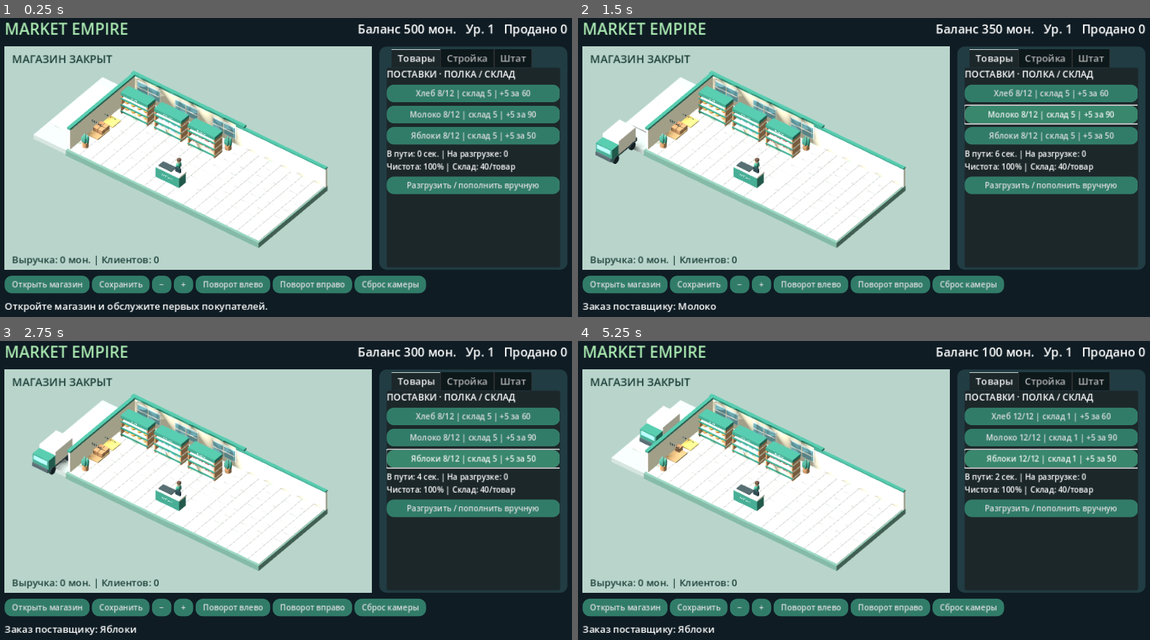
Above: before the commit, frames 1-4 (two rows, left to right).
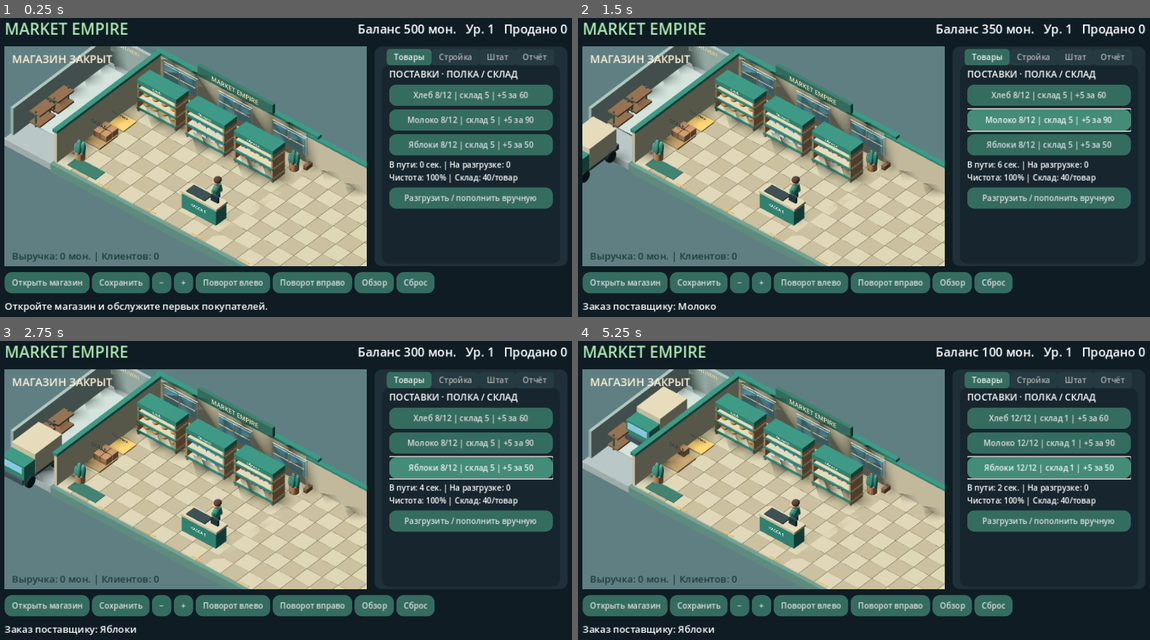
Above: after the commit, the same moments.

Repository: Denis-create-boop/mobile_game
Game: Godot game, scene res://main.tscn
Two runs of this game, one before a commit and one after it. Both use one fixed random seed, a clock stepped at 60 frames per second and the inputs below.
Inputs:
- Up to frame 1 (0.25 s): no input
- Up to frame 2 (1.5 s): click "Хлеб 8/12 | склад 5 | +5 за 60" at 0.5 s; click "Молоко 8/12 | склад 5 | +5 за…" at 1.25 s
- Up to frame 3 (2.75 s): click "Яблоки 8/12 | склад 5 | +5 за…" at 2 s
- Up to frame 4 (5.25 s): click "Разгрузить / пополнить вручную" at 2.75 s; click "Хлеб 12/12 | склад 1 | +5 за …" at 3.5 s; click "Молоко 12/12 | склад 1 | +5 з…" at 4.25 s; click "Яблоки 12/12 | склад 1 | +5 з…" at 5 s

The runs differ from the first frame. In frame 1, 58% of the frame differs, in the area x 0-100%, y 9-93%; in frame 2, 59%; in frame 3, 59%; in frame 4, 59%.

Commit message:
Improve store presentation and add independent staff, pricing and operating economics

Diff:
--- a/main.gd
+++ b/main.gd
@@ -23,6 +23,17 @@
 var delivery_eta: float = 0.0
 var incoming: Array = [0,0,0]
 var payment_events: Array = []
+var prices: Array = [22,32,19]
+var expenses: int = 0
+var cost_of_sales: int = 0
+var lost_sales: int = 0
+var day_number: int = 1
+var day_clock: float = 0.0
+var finance_label: Label
+var price_labels: Array[Label] = []
+var goals_label: Label
+var loader_tasks: Array = []
+var cleaner_tasks: Array = []
 var warehouse_level: int = 1
 var dirt: float = 0.0
 var sellers: Array = []
@@ -54,6 +65,10 @@
 	load_game()
 	for i in range(workers):
 		add_seller()
+	for i in range(loaders):
+		add_loader()
+	for i in range(cleaners):
+		add_cleaner()
 	build_ui()
 	refresh()
 
@@ -77,10 +92,10 @@
 func button(parent: Node, value: String, action: Callable) -> Button:
 	var b = Button.new()
 	b.text = value
-	b.custom_minimum_size.y = 29
+	b.custom_minimum_size.y = 35
 	b.add_theme_font_size_override("font_size", 13)
-	b.add_theme_stylebox_override("normal", style(Color("#317c69")))
-	b.add_theme_stylebox_override("hover", style(Color("#39876d")))
+	b.add_theme_stylebox_override("normal", style(Color("#356c60")))
+	b.add_theme_stylebox_override("hover", style(Color("#438c77")))
 	b.add_theme_stylebox_override("pressed", style(Color("#1a493e")))
 	b.add_theme_stylebox_override("disabled", style(Color("#283b42")))
 	b.pressed.connect(action)
@@ -117,10 +132,14 @@
 	world.add_child(visual)
 	visual.set_anchors_and_offsets_preset(Control.PRESET_FULL_RECT)
 	var panel = PanelContainer.new()
-	panel.custom_minimum_size.x = 310
-	panel.add_theme_stylebox_override("panel", style(Color("#213c43")))
+	panel.custom_minimum_size.x = 318
+	panel.add_theme_stylebox_override("panel", style(Color("#203038")))
 	row.add_child(panel)
 	tabs = TabContainer.new()
+	tabs.add_theme_font_size_override("font_size", 13)
+	tabs.add_theme_stylebox_override("panel", style(Color("#17262e")))
+	tabs.add_theme_stylebox_override("tab_selected", style(Color("#356c60"),6))
+	tabs.add_theme_stylebox_override("tab_unselected", style(Color("#263a42"),6))
 	panel.add_child(tabs)
 	var side = tab_page("Товары")
 	label(side, "ПОСТАВКИ · ПОЛКА / СКЛАД", 15)
@@ -140,6 +159,20 @@
 	for i in range(3):
 		staff_buttons.append(button(side, "", hire_role.bind(i)))
 	button(side, "Убрать магазин вручную", manual_clean)
+	side = tab_page("Отчёт")
+	label(side, "ЭКОНОМИКА", 16)
+	finance_label=label(side, "", 13)
+	label(side, "ЦЕНЫ ПРОДАЖИ", 15)
+	for i in range(3):
+		var price_row=HBoxContainer.new()
+		side.add_child(price_row)
+		button(price_row,"−",change_price.bind(i,-1))
+		var price_label=label(price_row,"",13)
+		price_label.size_flags_horizontal=Control.SIZE_EXPAND_FILL
+		price_labels.append(price_label)
+		button(price_row,"+",change_price.bind(i,1))
+	goals_label=label(side,"",13)
+	goals_label.autowrap_mode=TextServer.AUTOWRAP_WORD_SMART
 	var toolbar = HBoxContainer.new()
 	root.add_child(toolbar)
 	open_button = button(toolbar, "", toggle_shop)
@@ -148,7 +181,8 @@
 	button(toolbar, "+", func(): visual.zoom(0.87))
 	button(toolbar, "Поворот влево", func(): visual.rotate_view(-1))
 	button(toolbar, "Поворот вправо", func(): visual.rotate_view(1))
-	button(toolbar, "Сброс камеры", func(): visual.reset_view())
+	button(toolbar, "Обзор", func(): visual.overview())
+	button(toolbar, "Сброс", func(): visual.reset_view())
 	hint = label(root, "", 16)
 	hint.autowrap_mode = TextServer.AUTOWRAP_WORD_SMART
 	hint.custom_minimum_size.y = 42
@@ -181,6 +215,7 @@
 		cancel_build()
 		return
 	cash-=cost
+	expenses+=cost
 	placements[slot]=i
 	shelf_levels[i]+=1
 	level+=1
@@ -195,10 +230,24 @@
 		refresh()
 		return
 	cash-=180
+	expenses+=180
 	warehouse_level+=1
 	message="Склад расширен."
 	refresh()
 	save_game()
+
+func change_price(i: int, direction: int):
+	prices[i]=clampi(int(prices[i])+direction*2,COST[i],PRICE[i]*2)
+	refresh()
+	save_game()
+
+func refresh_finance():
+	if finance_label==null:
+		return
+	finance_label.text="День %d · %d%% смены\nВыручка: %d\nСебестоимость продаж: %d\nОперационные расходы: %d\nПрибыль от продаж: %d\nУшли без покупки: %d" % [day_number,roundi(day_clock/1.2),revenue,cost_of_sales,expenses,revenue-cost_of_sales-expenses,lost_sales]
+	for i in range(3):
+		price_labels[i].text="%s · %d мон." % [GOODS[i],prices[i]]
+	goals_label.text="ЦЕЛИ\n%s  Продать 50 товаров (%d/50)\n%s  Нанять грузчика\n%s  Построить 3 новых полки" % ["✓" if sold>=50 else "○",mini(sold,50),"✓" if loaders>0 else "○","✓" if level>=4 else "○"]
 
 func refresh():
 	hud.text = "Баланс %d мон.   Ур. %d   Продано %d" % [cash, level, sold]
@@ -215,6 +264,7 @@
 	open_button.text = "Закрыть магазин" if running else "Открыть магазин"
 	info.text = "В пути: %d сек. | На разгрузке: %d\nЧистота: %d%% | Склад: %d/товар" % [ceili(delivery_eta),delivery[0]+delivery[1]+delivery[2],roundi(100-dirt),40*warehouse_level]
 	hint.text = message
+	refresh_finance()
 
 func capacity(i: int = 0) -> int:
 	return 12*shelf_levels[i]
@@ -245,19 +295,27 @@
 	if count>=3 or cash<role_cost(i):
 		return
 	cash -= role_cost(i)
+	expenses += role_cost(i)
 	match i:
 		0:
 			workers += 1
 			add_seller()
-		1: loaders += 1
-		2: cleaners += 1
+		1:
+			loaders += 1
+			add_loader()
+		2:
+			cleaners += 1
+			add_cleaner()
 	message = ["Продавец нанят","Грузчик нанят","Уборщик нанят"][i]
 	refresh()
 	save_game()
 
 func manual_load():
-	if loader_phase != 0:
-		return
+	for task in loader_tasks:
+		if task["phase"]!=0:
+			message="Грузчики работают. Дождитесь окончания разгрузки."
+			refresh()
+			return
 	for i in range(3):
 		if delivery[i]>0:
 			storage[i] += delivery[i]
@@ -318,8 +376,22 @@
 			refresh()
 			save_game()
 	if running:
+		day_clock+=delta
+		if day_clock>=120.0:
+			day_clock-=120.0
+			day_number+=1
+			var wages=12*workers+8*loaders+6*cleaners
+			var rent=15+warehouse_level*5
+			var bill=wages+rent
+			cash-=bill
+			expenses+=bill
+			message="Новая смена. Зарплата и аренда: −%d мон." % bill
+			if cash<0:
+				message+=" Баланс отрицательный: продолжайте продажи."
+			refresh()
+			save_game()
 		elapsed += delta
-		if elapsed>=maxf(3.0,6.0-workers*0.6+dirt*0.04) and customers.size()<6:
+		if running and elapsed>=maxf(3.0,6.0-workers*0.6+dirt*0.04) and customers.size()<6:
 			elapsed = 0
 			customers.append({"pos":Vector3(-4.1,0,3.65),"phase":0,"item":rng.randi_range(0,2),"timer":0.0,"carry":false,"counter":-1})
 	for c in customers:
@@ -335,14 +407,16 @@
 	customers = customers.filter(func(c): return c["phase"]!=5)
 	for i in range(sellers.size()):
 		service(sellers[i],i,delta)
-	update_loader(delta)
+	for task in loader_tasks:
+		update_loader_task(task,delta)
+	for task in cleaner_tasks:
+		update_cleaner_task(task,delta)
 	if cleaners>0:
-		cleaner_pos=cleaner_pos.move_toward(cleaner_target,delta*1.6)
-		if cleaner_pos.distance_to(cleaner_target)<0.1:
-			cleaner_target=Vector3(rng.randf_range(-4,2),0,rng.randf_range(-0.8,1.0))
 		dirt=maxf(0,dirt-delta*cleaners*0.65)
 	if running or not customers.is_empty():
 		dirt=minf(100,dirt+delta*0.12)
+	if tabs.current_tab==3:
+		refresh_finance()
 	info.text = "В пути: %d сек. | На разгрузке: %d\nЧистота: %d%% | Склад: %d/товар" % [ceili(delivery_eta),delivery[0]+delivery[1]+delivery[2],roundi(100-dirt),40*warehouse_level]
 
 func service(s: Dictionary, i: int, delta: float):
@@ -369,16 +443,19 @@
 		2:
 			s["timer"]-=delta
 			if s["timer"]<=0:
-				if stock[item]<=0:
-					message="Нет товара: "+GOODS[item]
+				if stock[item]<=0 or (prices[item]>PRICE[item]*1.25 and rng.randf()<float(prices[item]-PRICE[item])/float(PRICE[item])):
+					lost_sales+=1
+					message="Клиент ушёл: нет товара или высокая цена."
 					c["phase"]=4
 					s["phase"]=0
 					refresh()
 				else:
 					s["phase"]=3
+					s["target"]=shelf_pos(item)
 		3:
-			if move_actor(s,shelf_pos(item),delta):
+			if move_actor(s,s["target"],delta):
 				if stock[item]<=0:
+					lost_sales+=1
 					c["phase"]=4
 					s["phase"]=6
 				else:
@@ -396,70 +473,83 @@
 		5:
 			s["timer"]-=delta
 			if s["timer"]<=0:
-				cash+=PRICE[item]
-				revenue+=PRICE[item]
+				cash+=prices[item]
+				revenue+=prices[item]
+				cost_of_sales+=COST[item]
 				sold+=1
-				payment_events.append({"pos":counter(i),"amount":PRICE[item]})
+				payment_events.append({"pos":counter(i),"amount":prices[item]})
 				dirt=minf(100,dirt+2)
 				c["phase"]=4
 				s["phase"]=0
-				message="Оплата: %s +%d мон." % [GOODS[item],PRICE[item]]
+				message="Оплата: %s +%d мон." % [GOODS[item],prices[item]]
 				refresh()
 				save_game()
 		6:
 			if move_actor(s,home,delta):
 				s["phase"]=0
 
-func update_loader(delta: float):
-	if loaders==0:
-		return
-	var dock = Vector3(-4.3,0,-0.2)
-	var warehouse = Vector3(-4.3,0,1.35)
-	var speed = 1.8+loaders*0.6
-	match loader_phase:
+func add_loader():
+	loader_tasks.append({"pos":Vector3(-4.0,0,0.6+loader_tasks.size()*0.4),"phase":0,"item":-1,"amount":0,"target":Vector3.ZERO})
+
+func add_cleaner():
+	var p=Vector3(-3.0+cleaner_tasks.size(),0,1.0)
+	cleaner_tasks.append({"pos":p,"target":p})
+
+func update_cleaner_task(task: Dictionary, delta: float):
+	if move_actor(task,task["target"],delta,1.5):
+		task["target"]=Vector3(rng.randf_range(-3.4,3.5),0,rng.randf_range(-0.8,1.0))
+
+func update_loader_task(task: Dictionary, delta: float):
+	var dock=Vector3(-3.9,0,-0.25)
+	var warehouse=Vector3(-3.9,0,1.35)
+	var item: int=task["item"]
+	match int(task["phase"]):
 		0:
 			for i in range(3):
 				if delivery[i]>0:
-					loader_item=i
-					loader_phase=1
-					break
-			if loader_phase==0:
-				for i in range(3):
-					if storage[i]>0 and stock[i]<capacity(i):
-						loader_item=i
-						loader_phase=3
-						break
+					task["item"]=i
+					task["phase"]=1
+					return
+			for i in range(3):
+				if storage[i]>0 and stock[i]<capacity(i):
+					task["item"]=i
+					task["phase"]=3
+					return
 		1:
-			loader_pos=loader_pos.move_toward(dock,speed*delta)
-			if loader_pos.distance_to(dock)<0.03:
-				loader_amount=mini(5,delivery[loader_item])
-				delivery[loader_item]-=loader_amount
-				loader_phase=2
+			if move_actor(task,dock,delta,2.4):
+				var amount=mini(5,delivery[item])
+				delivery[item]-=amount
+				task["amount"]=amount
+				task["phase"]=2 if amount>0 else 0
 		2:
-			loader_pos=loader_pos.move_toward(warehouse,speed*delta)
-			if loader_pos.distance_to(warehouse)<0.03:
-				storage[loader_item]+=loader_amount
-				loader_amount=0
-				loader_phase=0
+			if move_actor(task,warehouse,delta,2.4):
+				storage[item]+=task["amount"]
+				task["amount"]=0
+				task["phase"]=0
 				refresh()
 				save_game()
 		3:
-			loader_pos=loader_pos.move_toward(warehouse,speed*delta)
-			if loader_pos.distance_to(warehouse)<0.03:
-				loader_amount=mini(5,storage[loader_item])
-				storage[loader_item]-=loader_amount
-				loader_phase=4
+			if move_actor(task,warehouse,delta,2.4):
+				var amount=mini(5,mini(storage[item],capacity(item)-stock[item]))
+				storage[item]-=amount
+				task["amount"]=amount
+				task["target"]=shelf_pos(item)+Vector3(0.35,0,0.25)
+				task["phase"]=4 if amount>0 else 0
 		4:
-			var target=shelf_pos(loader_item)+Vector3(0.4,0,0.2)
-			loader_pos=loader_pos.move_toward(target,speed*delta)
-			if loader_pos.distance_to(target)<0.03:
-				var n=mini(loader_amount,capacity(loader_item)-stock[loader_item])
-				stock[loader_item]+=n
-				storage[loader_item]+=loader_amount-n
-				loader_amount=0
-				loader_phase=0
+			if move_actor(task,task["target"],delta,2.4):
+				var n=mini(task["amount"],capacity(item)-stock[item])
+				stock[item]+=n
+				storage[item]+=task["amount"]-n
+				task["amount"]=0
+				task["phase"]=0
 				refresh()
 				save_game()
+
+func unloading() -> bool:
+	for task in loader_tasks:
+		if task["phase"]==2:
+			return true
+	return false
 
 func save_game():
 	# In-flight goods are restored to their source when a saved game is reopened.
@@ -473,13 +563,15 @@
 				saved_stock[i]+=1
 			else:
 				saved_storage[i]+=1
-	if loader_phase==2:
-		saved_delivery[loader_item]+=loader_amount
-	elif loader_phase==4:
-		saved_storage[loader_item]+=loader_amount
+	for task in loader_tasks:
+		var i: int=task["item"]
+		if task["phase"]==2:
+			saved_delivery[i]+=task["amount"]
+		elif task["phase"]==4:
+			saved_storage[i]+=task["amount"]
 	var f=FileAccess.open(SAVE_PATH,FileAccess.WRITE)
 	if f:
-		f.store_string(JSON.stringify({"version":3,"placements":placements,"warehouse_leve …(291 unchanged characters)…
+		f.store_string(JSON.stringify({"version":4,"prices":prices,"expenses":expenses,"cost_of_sales":cost_of_sales,"lost_sales":lost_sales,"day_number":day_number,"day_clock":day_clock,"placements":placements,"warehouse_leve …(291 unchanged characters)…
 
 func load_game():
 	if not FileAccess.file_exists(SAVE_PATH):
@@ -487,7 +579,7 @@
 	var data=JSON.parse_string(FileAccess.get_file_as_string(SAVE_PATH))
 	if typeof(data)!=TYPE_DICTIONARY:
 		return
-	cash=maxi(0,int(data.get("cash",500)))
+	cash=int(data.get("cash",500))
 	level=clampi(int(data.get("level",1)),1,10)
 	sold=maxi(0,int(data.get("sold",0)))
 	revenue=maxi(0,int(data.get("revenue",0)))
@@ -499,12 +591,20 @@
 	placements=data.get("placements",[-1,-1,-1,-1,-1,-1])
 	incoming=data.get("incoming",[0,0,0])
 	delivery_eta=maxf(0,float(data.get("delivery_eta",0)))
+	prices=data.get("prices",[22,32,19])
+	expenses=maxi(0,int(data.get("expenses",0)))
+	cost_of_sales=maxi(0,int(data.get("cost_of_sales",0)))
+	lost_sales=maxi(0,int(data.get("lost_sales",0)))
+	day_number=maxi(1,int(data.get("day_number",1)))
+	day_clock=clampf(float(data.get("day_clock",0)),0,119.99)
 	for i in range(3):
 		shelf_levels[i]=clampi(int(data.get("shelf_levels",[1,1,1])[i]),1,3)
 		var old=maxi(0,int(data.get("stock",[8,8,8])[i]))
 		stock[i]=mini(old,capacity(i))
 		storage[i]=maxi(0,int(data.get("storage",[5,5,5])[i]))+old-stock[i]
 		delivery[i]=maxi(0,int(data.get("delivery",[0,0,0])[i]))
+	for i in range(3):
+		prices[i]=clampi(int(prices[i]),COST[i],PRICE[i]*2)
 	if int(data.get("version",1))<3:
 		var slot=0
 		for i in range(3):
--- a/store_visual.gd
+++ b/store_visual.gd
@@ -14,6 +14,12 @@
 var counters: Array = []
 var loader: Node3D
 var cleaner: Node3D
+var loader_models: Array = []
+var cleaner_models: Array = []
+var focus := Vector3(0,0.5,0)
+var focus_goal := Vector3(0,0.5,0)
+var zoom_goal: float = 10.8
+var floor_material: StandardMaterial3D
 var crates: Array = []
 var dirt_marks: Array = []
 var delivery_boxes: Array = []
@@ -45,32 +51,34 @@
 	var env = WorldEnvironment.new()
 	var e = Environment.new()
 	e.background_mode = Environment.BG_COLOR
-	e.background_color = Color("#b9d5cb")
+	e.background_color = Color("#607f83")
 	e.ambient_light_source = Environment.AMBIENT_SOURCE_COLOR
-	e.ambient_light_color = Color("#edf7ef")
-	e.ambient_light_energy = 0.45
+	e.ambient_light_color = Color("#c4d5d4")
+	e.ambient_light_energy = 0.28
 	env.environment = e
 	stage.add_child(env)
 	var light = DirectionalLight3D.new()
 	light.rotation_degrees = Vector3(-57,-38,0)
-	light.light_energy = 0.8
+	light.light_energy = 0.52
 	light.shadow_enabled = true
+	light.directional_shadow_max_distance=45.0
 	stage.add_child(light)
 	camera = Camera3D.new()
 	camera.projection = Camera3D.PROJECTION_ORTHOGONAL
-	camera.size = 16.5
+	camera.size = 10.8
 	camera.position = Vector3(10,12,14)
 	stage.add_child(camera)
 	camera.look_at_from_position(Vector3(16,15,18),Vector3(3,0.3,0))
 	camera.current = true
 	build_store()
 	build_extension()
+	decorate_store()
 	reset_view()
 	status_label = Label.new()
 	status_label.position = Vector2(12,8)
 	status_label.mouse_filter=Control.MOUSE_FILTER_IGNORE
 	status_label.add_theme_font_size_override("font_size",18)
-	status_label.add_theme_color_override("font_color",Color("#193d36"))
+	status_label.add_theme_color_override("font_color",Color("#fff1d8"))
 	add_child(status_label)
 	sales_label = Label.new()
 	sales_label.mouse_filter=Control.MOUSE_FILTER_IGNORE
@@ -80,13 +88,19 @@
 	add_child(sales_label)
 
 func reset_view():
-	orbit=0.65
-	camera_zoom=16.5
+	orbit=0.70
+	camera_zoom=10.8
+	zoom_goal=10.8
+	focus=Vector3(0,0.5,0)
+	focus_goal=focus
 	update_camera()
 
+func overview():
+	focus_goal=Vector3(2.5,0.5,0)
+	zoom_goal=17.0
+
 func zoom(factor: float):
-	camera_zoom=clampf(camera_zoom*factor,7,23)
-	update_camera()
+	zoom_goal=clampf(zoom_goal*factor,6,23)
 
 func rotate_view(direction: int):
 	orbit=clampf(orbit+direction*0.35,-0.45,1.45)
@@ -94,10 +108,16 @@
 
 func update_camera():
 	camera.size=camera_zoom
-	var target=Vector3(3.0,0.5,0)
+	var target=focus
 	camera.look_at_from_position(target+Vector3(sin(orbit)*17,14,cos(orbit)*17),target)
 
 func _gui_input(event):
+	if event is InputEventMouseMotion and (event.button_mask & MOUSE_BUTTON_MASK_LEFT)!=0 and game.build_kind<0:
+		orbit=clampf(orbit-event.relative.x*0.004,-0.45,1.45)
+		update_camera()
+	elif event is InputEventScreenDrag and game.build_kind<0:
+		orbit=clampf(orbit-event.relative.x*0.004,-0.45,1.45)
+		update_camera()
 	if event is InputEventMouseButton:
 		if event.pressed and event.button_index==MOUSE_BUTTON_WHEEL_UP:
 			zoom(0.9)
@@ -180,18 +200,18 @@
 func build_store():
 	var wood = Color("#bb8961")
 	var mint = Color("#398675")
-	var cream = Color("#f7ead1")
+	var cream = Color("#cdbda2")
 	box(stage,Vector3(0,-0.32,0),Vector3(10.4,0.5,8.4),Color("#688e82"))
 	for x in range(10):
 		for z in range(8):
-			var shade = Color("#f3ecdf") if (x+z)%2==0 else Color("#d9e5d8")
+			var shade = Color("#b6a78b") if (x+z)%2==0 else Color("#c8bba0")
 			box(stage,Vector3(x-4.5,-0.04,z-3.5),Vector3(0.98,0.08,0.98),shade)
 	box(stage,Vector3(0,0.95,-4.0),Vector3(10.3,1.9,0.18),cream)
 	box(stage,Vector3(-5,0.95,0),Vector3(0.18,1.9,8),cream)
 	box(stage,Vector3(0,1.98,-4.0),Vector3(10.45,0.17,0.29),mint)
 	box(stage,Vector3(-5,1.98,0),Vector3(0.29,0.17,8.1),mint)
 	for x in [-3.6,-0.1,3.4]:
-		box(stage,Vector3(x,1.05,-3.88),Vector3(2.2,1.15,0.05),Color("#fdfbf2"))
+		box(stage,Vector3(x,1.05,-3.88),Vector3(2.2,1.15,0.05),Color("#d0c9b5"))
 		box(stage,Vector3(x,1.05,-3.84),Vector3(2.0,0.96,0.06),Color("#88c2cf"))
 		box(stage,Vector3(x,1.05,-3.79),Vector3(0.06,0.96,0.04),cream)
 		box(stage,Vector3(x,1.05,-3.79),Vector3(2.0,0.06,0.04),cream)
@@ -219,7 +239,7 @@
 					var mark = box(item,Vector3(-0.12+k*0.12,0.29,0),Vector3(0.04,0.015,0.21),Color("#f3cc87"))
 					mark.rotation.y = 0.5
 			elif i==1:
-				box(item,Vector3(0,0.20,0),Vector3(0.29,0.4,0.28),Color("#f7fbff"))
+				box(item,Vector3(0,0.20,0),Vector3(0.29,0.4,0.28),Color("#d9e5df"))
 				box(item,Vector3(0,0.20,0.15),Vector3(0.28,0.17,0.02),Color("#64a8d7"))
 				cylinder(item,Vector3(0,0.43,0),0.07,0.06,Color("#438cb8"))
 			else:
@@ -281,22 +301,50 @@
 		employee.visible = false
 		employees.append(employee)
 		add_carry(employee)
-	loader=person(Color("#cf913c"))
-	add_carry(loader)
-	cleaner=person(Color("#758fc7"))
-	var broom=box(cleaner,Vector3(0.34,0.45,0.16),Vector3(0.055,0.95,0.055),wood)
-	broom.rotation.z=-0.3
-	box(cleaner,Vector3(0.48,0.08,0.16),Vector3(0.25,0.12,0.2),Color("#c59e65"))
+	for i in range(3):
+		var model=person(Color("#cb8b42"))
+		add_carry(model)
+		model.visible=false
+		loader_models.append(model)
+		var janitor=person(Color("#718fc1"))
+		var broom=box(janitor,Vector3(0.34,0.45,0.16),Vector3(0.055,0.95,0.055),wood)
+		broom.rotation.z=-0.3
+		box(janitor,Vector3(0.48,0.08,0.16),Vector3(0.25,0.12,0.2),Color("#c59e65"))
+		add_carry(janitor)
+		janitor.visible=false
+		cleaner_models.append(janitor)
+
+func decorate_store():
+	var wood=Color("#886449")
+	var trim=Color("#3c7264")
+	var gold=Color("#d7ad68")
+	# Storefront lettering, wall trim and a small entrance mat.
+	box(stage,Vector3(0,2.35,-3.84),Vector3(4.8,0.62,0.20),trim)
+	sign_text(stage,Vector3(0,2.35,-3.72),"MARKET EMPIRE",Color("#f3dfb0"),0.008)
+	box(stage,Vector3(-3.5,0.025,3.44),Vector3(1.8,0.03,0.75),trim)
+	for x in [-4.75,4.75,12.3]:
+		box(stage,Vector3(x,0.12,-3.65),Vector3(0.22,0.25,0.45),wood)
+	# Warehouse racks in separate rear service zone.
+	box(stage,Vector3(-6.65,0.85,-3.75),Vector3(2.8,1.7,0.18),Color("#9daca5"))
+	box(stage,Vector3(-8.0,0.85,0),Vector3(0.18,1.7,7.5),Color("#9daca5"))
+	sign_text(stage,Vector3(-6.65,1.45,-3.6),"DELIVERY",Color("#f1d3a0"),0.006)
+	for z in [0.6,2.0]:
+		for y in [0.18,0.85]:
+			box(stage,Vector3(-7.5,y,z),Vector3(0.65,0.10,1.2),wood)
+		for dz in [-0.54,0.54]:
+			box(stage,Vector3(-7.5,0.5,z+dz),Vector3(0.07,1.0,0.07),trim)
+	for x in [-2.0,1.0,4.0,7.0,10.0]:
+		box(stage,Vector3(x,0.018,3.9),Vector3(0.65,0.025,0.07),gold)
 
 func build_extension():
-	var cream=Color("#eee3d2")
+	var cream=Color("#cdbda2")
 	var mint=Color("#398675")
 	var wood=Color("#b88c62")
 	# Additional retail wing with accessible construction pads.
 	box(stage,Vector3(8.6,-0.29,0),Vector3(8.2,0.48,8.4),Color("#688e82"))
 	for x in range(8):
 		for z in range(8):
-			var color=Color("#e9e5d9") if (x+z)%2==0 else Color("#ceded2")
+			var color=Color("#b6a78b") if (x+z)%2==0 else Color("#c8bba0")
 			box(stage,Vector3(5.1+x,-0.04,z-3.5),Vector3(0.98,0.08,0.98),color)
 	box(stage,Vector3(8.6,0.85,-4),Vector3(8.3,1.7,0.18),cream)
 	box(stage,Vector3(8.6,1.77,-4),Vector3(8.3,0.12,0.26),mint)
@@ -362,6 +410,7 @@
 func person(color: Color) -> Node3D:
 	var p = Node3D.new()
 	stage.add_child(p)
+	p.scale=Vector3(1.18,1.18,1.18)
 	var skin = Color("#eac1a2")
 	var pants = Color("#364d60")
 	var left = Node3D.new()
@@ -408,6 +457,15 @@
 	if not is_instance_valid(game) or status_label==null:
 		return
 	tick+=delta
+	if game.build_kind>=0:
+		focus_goal=Vector3(7.8,0.5,0)
+		zoom_goal=maxf(zoom_goal,11.5)
+	elif focus_goal.x>5:
+		focus_goal=Vector3(0,0.5,0)
+		zoom_goal=10.8
+	focus=focus.lerp(focus_goal,minf(1,delta*4))
+	camera_zoom=lerpf(camera_zoom,zoom_goal,minf(1,delta*6))
+	update_camera()
 	var displayed=[12,12,12]
 	for i in range(6):
 		var kind: int=game.placements[i]
@@ -420,7 +478,7 @@
 			displayed[kind]+=12
 	for i in range(warehouse_extra.size()):
 		warehouse_extra[i].visible=game.warehouse_level>i+1
-	var at_dock: bool=game.delivery[0]+game.delivery[1]+game.delivery[2]>0 or game.loader_phase==2
+	var at_dock: bool=game.delivery[0]+game.delivery[1]+game.delivery[2]>0 or game.unloading()
 	truck.visible=game.delivery_eta>0 or at_dock
 	truck.position=Vector3(-6.6,0,lerpf(-1.6,7.0,clampf(game.delivery_eta/6.0,0,1))) if game.delivery_eta>0 and not at_dock else Vector3(-6.6,0,-1.6)
 	for event in game.payment_events:
@@ -458,11 +516,15 @@
 		crates[i].visible=game.storage[0]+game.storage[1]+game.storage[2]>i*4
 	for i in range(dirt_marks.size()):
 		dirt_marks[i].visible=game.dirt>i*15+8
-	loader.visible=game.loaders>0
-	cleaner.visible=game.cleaners>0
-	actor(loader,game.loader_pos,game.loader_amount>0,delta)
-	var clean_target: Vector3=game.cleaner_pos
-	update_cleaner(clean_target)
+	for i in range(3):
+		loader_models[i].visible=i<game.loader_tasks.size()
+		cleaner_models[i].visible=i<game.cleaner_tasks.size()
+		if i<game.loader_tasks.size():
+			var task=game.loader_tasks[i]
+			actor(loader_models[i],task["pos"],task["amount"]>0,delta)
+		if i<game.cleaner_tasks.size():
+			var task=game.cleaner_tasks[i]
+			actor(cleaner_models[i],task["pos"],false,delta)
 	while people.size()<game.customers.size():
 		var p=person(Color("#d78c71").lerp(Color("#759cc9"),float(people.size()%4)/3.0))
 		add_carry(p)
@@ -487,11 +549,3 @@
 	status_label.text="МАГАЗИН ОТКРЫТ" if game.running else "МАГАЗИН ЗАКРЫТ"
 	sales_label.position=Vector2(12,size.y-28)
 	sales_label.text="Выручка: %d мон. | Клиентов: %d" % [game.revenue,game.customers.size()]
-
-func update_cleaner(target: Vector3):
-	var d=target-cleaner.position
-	if d.length()>0.001:
-		cleaner.rotation.y=atan2(d.x,d.z)
-		cleaner.get_meta("left").rotation.x=sin(tick*10)*0.35
-		cleaner.get_meta("right").rotation.x=-sin(tick*10)*0.35
-	cleaner.position=target
